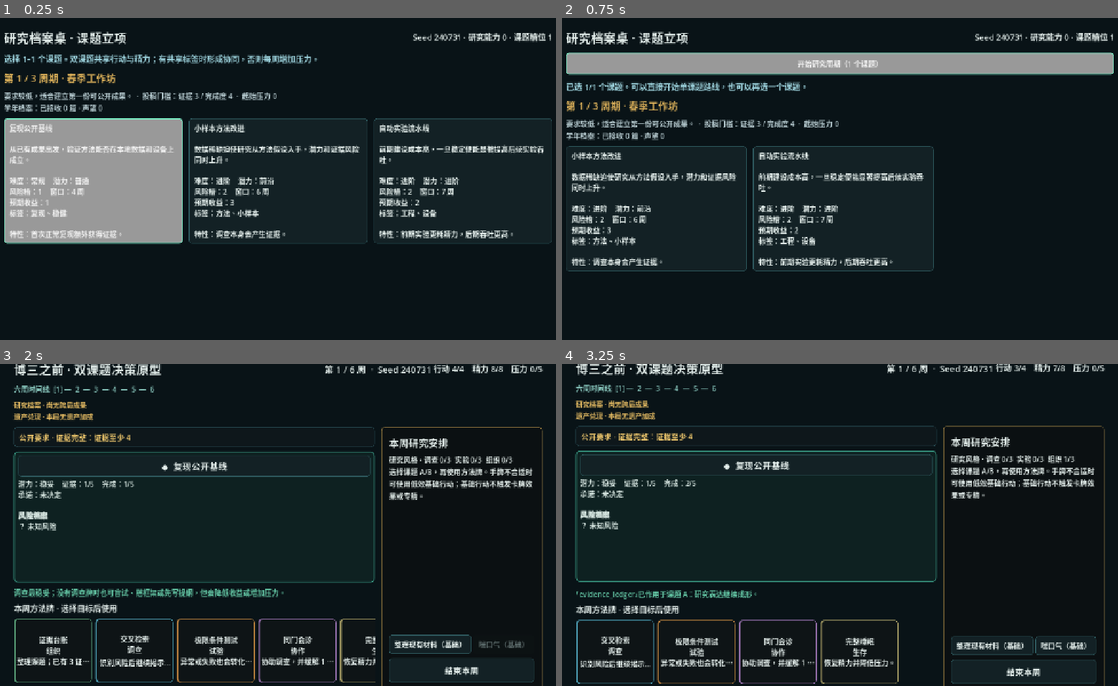
Above: before the commit, frames 1-4 (two rows, left to right).
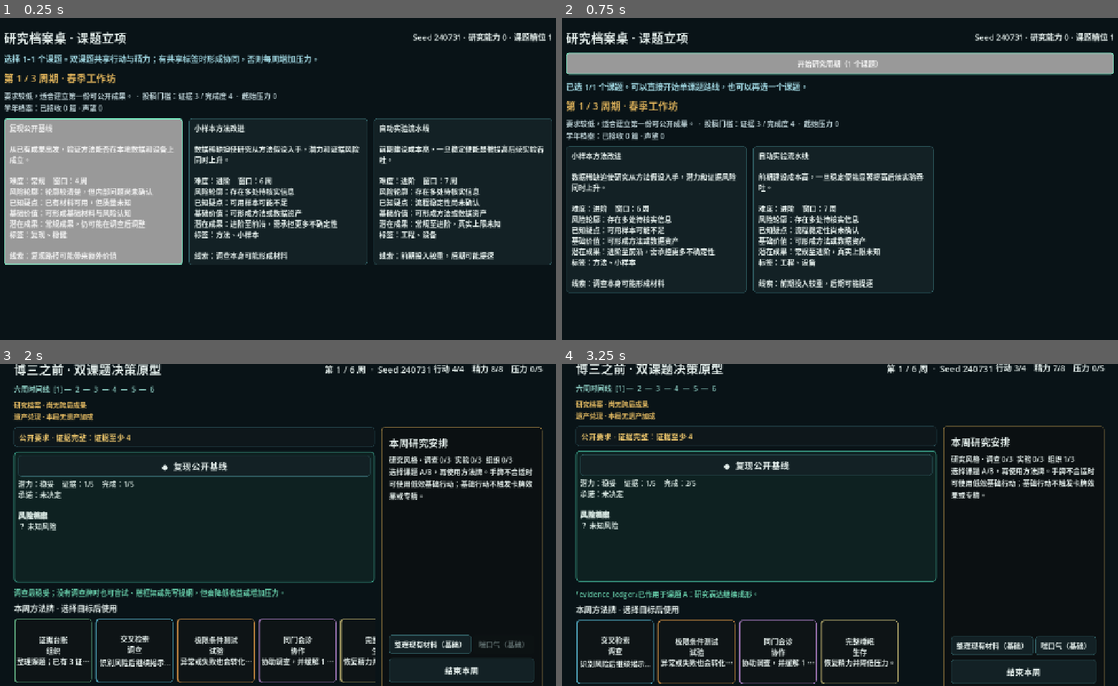
Above: after the commit, the same moments.

Repository: wangyuanjie035-creator/-test
Game: Godot game, scene res://scenes/topic_pool/dynamic_topic_entry.tscn
Two runs of this game, one before a commit and one after it. Both use one fixed random seed, a clock stepped at 60 frames per second and the inputs below.
Inputs (mouse positions are in pixels of both pictures, inside the frame that each line leads up to):
- Up to frame 1 (0.25 s): no input
- Up to frame 2 (0.75 s): click (656, 182) at 0.5 s, where only the run before the commit has a clickable "复现公开基线 从已有成果出发，验证方法能否在本地数据和设备…"
- Up to frame 3 (2 s): click "开始研究周期（1 个课题）" at 1.25 s
- Up to frame 4 (3.25 s): click "◆ 复现公开基线" at 2 s; click "证据台账 组织 整理课题；已有 3 证据时额外获得 1 完…" at 2.75 s

The runs differ from the first frame. In frame 1, 8.1% of the frame differs, in the area x 0-100%, y 49-77%; in frame 2, 4.7%; in frame 3, less than 0.1%; in frame 4, less than 0.1%.

Commit message:
feat: conceal exact topic risk and reward

Diff:
--- /dev/null
+++ b/scripts/tools/validate_phase_two_candidate_information.gd
@@ -0,0 +1,47 @@
+extends SceneTree
+
+const CATALOG: ResearchTopicCatalog = preload(
+	"res://data/topic_pool/starter_topic_catalog.tres"
+)
+const PRESENTER := preload(
+	"res://scripts/topic_pool/ui/research_topic_candidate_presenter.gd"
+)
+
+
+func _initialize() -> void:
+	var archetypes: Array[ResearchTopicArchetype] = []
+	archetypes.assign(CATALOG.archetypes)
+	var generator := ResearchTopicGenerator.new()
+	if not generator.setup(240731, 0, archetypes):
+		_fail("Could not configure the topic generator.")
+		return
+	var candidates: Array[ResearchTopicCandidate] = generator.generate_candidates(3)
+	if candidates.size() != 3:
+		_fail("Phase-two information test did not receive three candidates.")
+		return
+	for candidate: ResearchTopicCandidate in candidates:
+		var profile: Dictionary = PRESENTER.build_public_profile(candidate)
+		for field: String in [
+			"uncertainty",
+			"known_clue",
+			"base_value",
+			"potential_outlook",
+			"rule_hint",
+		]:
+			if String(profile.get(field, "")).is_empty():
+				_fail("Public candidate profile omitted %s." % field)
+				return
+	var card_text: String = PRESENTER.format_candidate_card(candidates[0])
+	if "风险槽：" in card_text or "预期收益：" in card_text:
+		_fail("Candidate card still exposes exact risk count or reward.")
+		return
+	if "风险轮廓：" not in card_text or "潜在成果：" not in card_text:
+		_fail("Candidate card does not replace exact values with public clues.")
+		return
+	print("PHASE_TWO_CANDIDATE_INFORMATION: PASS")
+	quit(0)
+
+
+func _fail(message: String) -> void:
+	push_error(message)
+	quit(1)
--- a/scripts/topic_pool/ui/dynamic_topic_entry.gd
+++ b/scripts/topic_pool/ui/dynamic_topic_entry.gd
@@ -12,6 +12,9 @@
 )
 const ACADEMIC_YEAR_SESSION := preload(
 	"res://scripts/academic_year/run/academic_year_session.gd"
+)
+const CANDIDATE_PRESENTER := preload(
+	"res://scripts/topic_pool/ui/research_topic_candidate_presenter.gd"
 )
 
 @export var run_seed: int = 240731
@@ -379,42 +382,4 @@
 
 
 func _candidate_card_text(candidate: ResearchTopicCandidate) -> String:
-	var tier_names: Array[String] = ["常规", "进阶", "前沿", "禁区"]
-	var potential_names: Array[String] = ["普通", "进阶", "前沿", "突破"]
-	var tags := "、".join(candidate.archetype.tags)
-	return (
-		"%s\n\n%s\n\n难度：%s    潜力：%s\n"
-		+ "风险槽：%d    窗口：%d 周\n预期收益：%d\n标签：%s\n\n%s"
-	) % [
-		candidate.archetype.display_name,
-		candidate.archetype.premise,
-		tier_names[candidate.archetype.difficulty_tier],
-		potential_names[candidate.potential],
-		candidate.risks.size(),
-		candidate.deadline_weeks,
-		candidate.reward,
-		tags,
-		_special_rule_text(candidate.special_rule),
-	]
-
-
-func _special_rule_text(rule_id: StringName) -> String:
-	match rule_id:
-		&"reproduction_bonus":
-			return "特性：首次正常复现额外获得证据。"
-		&"negative_result_asset":
-			return "特性：首次异常或失败也能转化为证据。"
-		&"scarce_data":
-			return "特性：调查本身会产生证据。"
-		&"cross_domain":
-			return "特性：中期转向时保留完成度。"
-		&"pipeline_engine":
-			return "特性：前期实验更耗精力，后期吞吐更高。"
-		&"multi_source":
-			return "特性：正常结果收益更高，异常冲突增加压力。"
-		&"indivisible_hypothesis":
-			return "特性：高收益，但不能安全拆分。"
-		&"deployment_exposure":
-			return "特性：未调查风险会在周末增加压力。"
-		_:
-			return "特性：标准研究流程。"
+	return CANDIDATE_PRESENTER.format_candidate_card(candidate)
--- /dev/null
+++ b/scripts/topic_pool/ui/research_topic_candidate_presenter.gd
@@ -0,0 +1,114 @@
+extends RefCounted
+class_name ResearchTopicCandidatePresenter
+
+
+static func build_public_profile(candidate: ResearchTopicCandidate) -> Dictionary:
+	if candidate == null or candidate.archetype == null:
+		return {}
+	return {
+		"uncertainty": _uncertainty_text(candidate.archetype.difficulty_tier),
+		"known_clue": _known_clue_text(candidate.archetype.generation_tags),
+		"base_value": _base_value_text(candidate.archetype.base_reward),
+		"potential_outlook": _potential_outlook_text(candidate.potential),
+		"rule_hint": _rule_hint_text(candidate.special_rule),
+	}
+
+
+static func format_candidate_card(candidate: ResearchTopicCandidate) -> String:
+	if candidate == null or candidate.archetype == null:
+		return "无效课题"
+	var tier_names: Array[String] = ["常规", "进阶", "前沿", "禁区"]
+	var tags := "、".join(candidate.archetype.tags)
+	var profile: Dictionary = build_public_profile(candidate)
+	return (
+		"%s\n\n%s\n\n难度：%s    窗口：%d 周\n"
+		+ "风险轮廓：%s\n已知疑点：%s\n"
+		+ "基础价值：%s\n潜在成果：%s\n标签：%s\n\n%s"
+	) % [
+		candidate.archetype.display_name,
+		candidate.archetype.premise,
+		tier_names[candidate.archetype.difficulty_tier],
+		candidate.deadline_weeks,
+		String(profile.get("uncertainty", "尚待调查")),
+		String(profile.get("known_clue", "目前只有初步线索")),
+		String(profile.get("base_value", "可形成基础研究资产")),
+		String(profile.get("potential_outlook", "真实上限未知")),
+		tags,
+		String(profile.get("rule_hint", "线索：标准研究流程")),
+	]
+
+
+static func _uncertainty_text(
+	difficulty: ResearchTopicArchetype.DifficultyTier
+) -> String:
+	match difficulty:
+		ResearchTopicArchetype.DifficultyTier.ROUTINE:
+			return "轮廓较清楚，但内部问题尚未确认"
+		ResearchTopicArchetype.DifficultyTier.ADVANCED:
+			return "存在多处待核实信息"
+		ResearchTopicArchetype.DifficultyTier.FRONTIER:
+			return "关键信息缺失，可能出现额外问题"
+		ResearchTopicArchetype.DifficultyTier.FORBIDDEN:
+			return "高度未知，不保证当前方法足够"
+		_:
+			return "尚待调查"
+
+
+static func _known_clue_text(tags: PackedStringArray) -> String:
+	if tags.has("scarce_data"):
+		return "可用样本可能不足"
+	if tags.has("multi_source"):
+		return "不同来源可能互相冲突"
+	if tags.has("new_collection"):
+		return "需要进入真实环境获取材料"
+	if tags.has("theory"):
+		return "核心论证仍需澄清"
+	if tags.has("engineering"):
+		return "流程稳定性尚未确认"
+	if tags.has("existing_data"):
+		return "已有材料可用，但质量未知"
+	return "目前只有初步线索"
+
+
+static func _base_value_text(base_reward: int) -> String:
+	if base_reward >= 3:
+		return "即使止损，也可能沉淀稀有研究资产"
+	if base_reward == 2:
+		return "可形成方法或数据资产"
+	return "可形成基础材料与风险认知"
+
+
+static func _potential_outlook_text(potential: int) -> String:
+	match potential:
+		0:
+			return "常规成果，仍可能在调查后调整"
+		1:
+			return "常规至进阶，真实上限未知"
+		2:
+			return "进阶至前沿，需承担更多不确定性"
+		3:
+			return "可能形成突破，失败代价也更高"
+		_:
+			return "尚待调查"
+
+
+static func _rule_hint_text(rule_id: StringName) -> String:
+	match rule_id:
+		&"reproduction_bonus":
+			return "线索：复现路径可能带来额外价值"
+		&"negative_result_asset":
+			return "线索：负面结果未必毫无价值"
+		&"scarce_data":
+			return "线索：调查本身可能形成材料"
+		&"cross_domain":
+			return "线索：中期转向可能保留部分积累"
+		&"pipeline_engine":
+			return "线索：前期投入较重，后期可能提速"
+		&"multi_source":
+			return "线索：来源越多，潜力与冲突都会增加"
+		&"indivisible_hypothesis":
+			return "线索：课题结构可能难以安全拆分"
+		&"deployment_exposure":
+			return "线索：长期不调查可能产生额外代价"
+		_:
+			return "线索：标准研究流程"
Not shown, added: scripts/tools/validate_phase_two_candidate_information.gd.uid
Not shown, added: scripts/topic_pool/ui/research_topic_candidate_presenter.gd.uid
